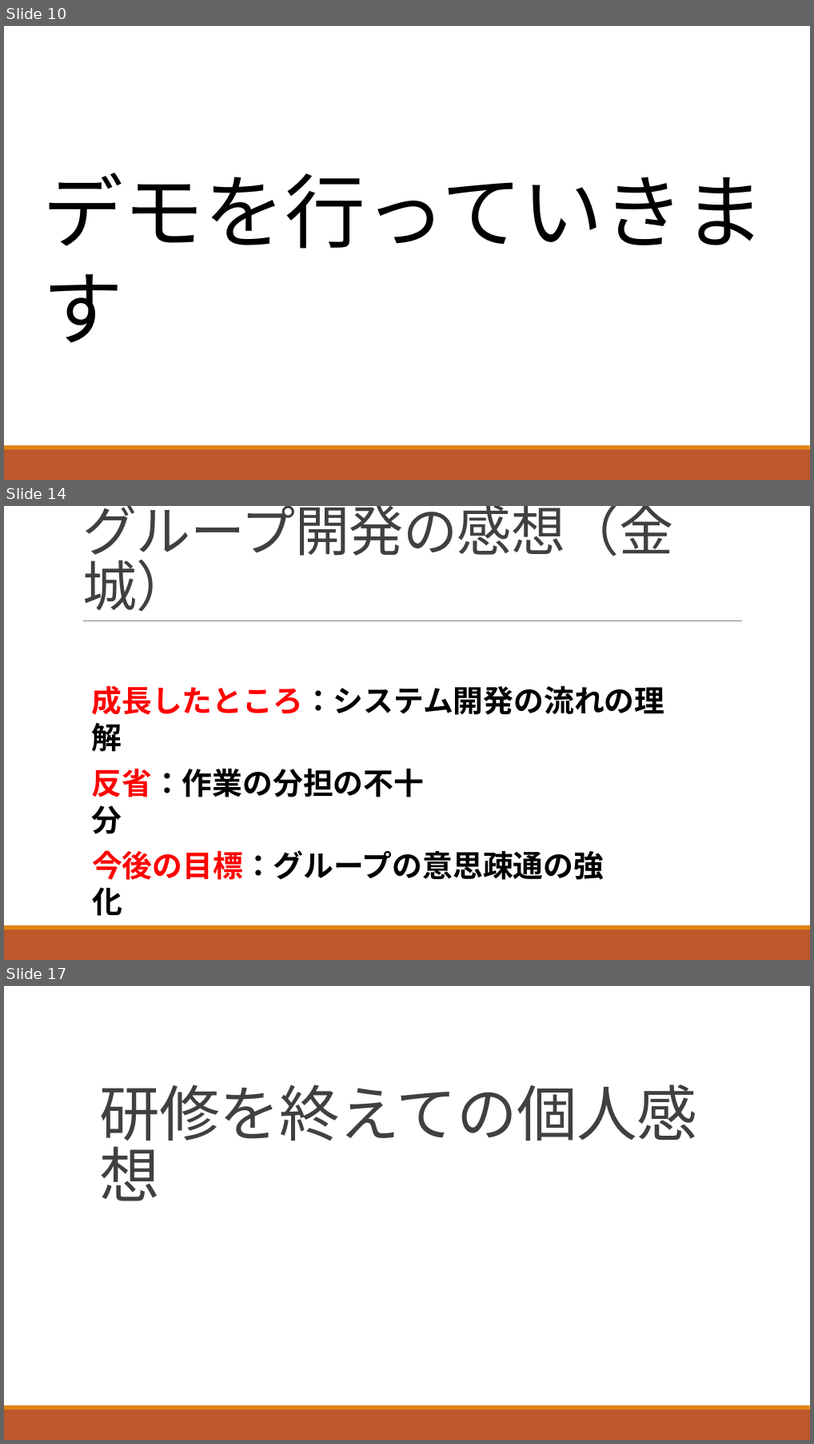
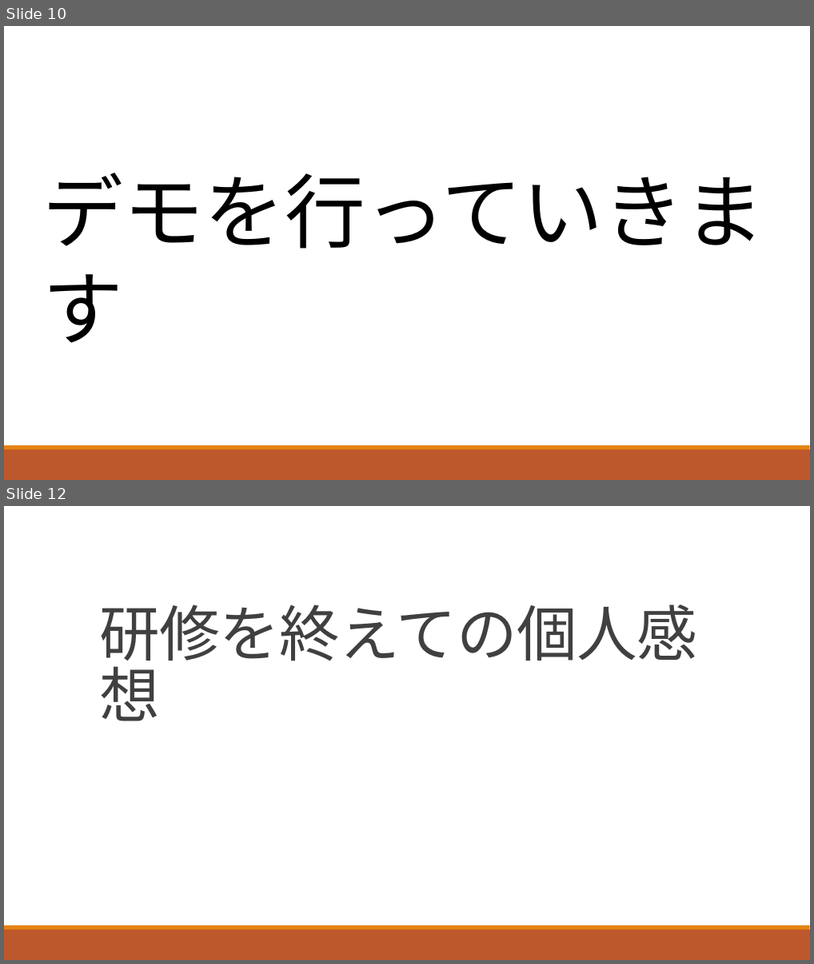
Before and after one commit to ShunjiYamamoto/groupA, a slide deck: 9.発表資料/グループ開発_Aグループ発表資料.pptx. Shown one above the other, each under a label of ours: slides 10, 14 and 17 before the commit, slides 10 and 12 after it; the slides between them are not shown. The pictures are 814x1444 and 814x964 pixels, drawn with LibreOffice and Linux fonts; fonts in the diff are those of the drawing. Boxes give left, top, right and bottom in pixels: in the first picture for what was removed or moved away, otherwise in the second. Text is boxed around its words. In the diff, an @@ line names an element or a change of style, - is before the commit and + after.

Commit message:
発表資料を修正しました。

```diff
--- a/9.発表資料/グループ開発_Aグループ発表資料.pptx
+++ b/9.発表資料/グループ開発_Aグループ発表資料.pptx
@@ slide 14 removed at (4, 506, 810, 960), background #FFFFFF; not listed: 2 template elements that a slide beside it also shows @@
@@ title removed at (82, 506, 674, 612) @@
-グループ開発の感想（金城）
@@ line removed from (83, 621) to (742, 621) @@
@@ text removed at (91, 685, 665, 715) @@
-成長したところ：システム開発の流れの理解
@@ text removed at (91, 768, 424, 797) @@
-反省：作業の分担の不十分
@@ text removed at (92, 850, 604, 880) @@
-今後の目標：グループの意思疎通の強化
@@ what was slide 17 is now slide 12 @@
```
Also in this commit, not shown: 2 slides changed, 4 other slides removed.
